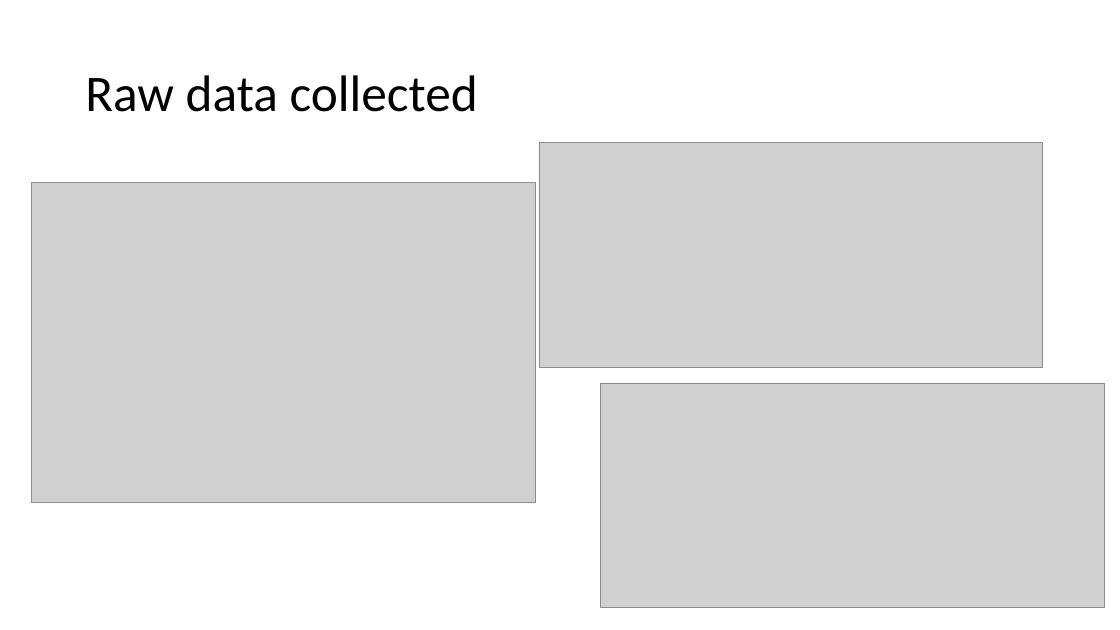
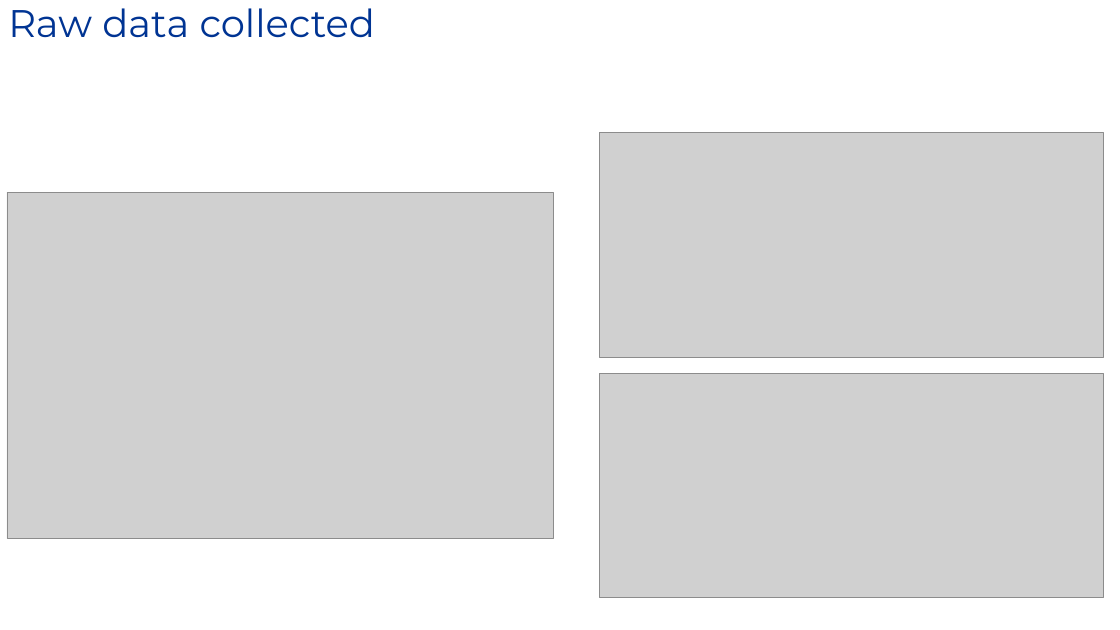
Before and after one commit to sht150/CHE-Math-Project-updated, a slide deck: slide 5 of Presentation.pptx. Drawn at 1120x630 pixels with LibreOffice and Linux fonts; fonts in the diff are those of the drawing; grey boxes stand for pictures; background and template pictures are left out. Boxes give left, top, right and bottom in pixels: in the first picture for what was removed or moved away, otherwise in the second. Text is boxed around its words. In the diff, an @@ line names an element or a change of style, - is before the commit and + after.

```diff
--- a/Presentation.pptx
+++ b/Presentation.pptx
@@ title "Raw data collected": place and size @@
-title "Raw data collected" at <box>85,75,478,112</box>
+title "Raw data collected" at <box>8,8,375,38</box>
@@ title "Raw data collected" at <box>8,8,375,38</box>: size 44 to 33 pt, font Calibri to Montserrat, text colour #000000 to #003493; vertical alignment middle to top @@
@@ picture: place and size @@
-picture at <box>539,143,1044,368</box>
+picture at <box>600,133,1104,358</box>
@@ picture: place and size @@
-picture at <box>31,182,535,502</box>
+picture at <box>7,192,553,539</box>
@@ picture: place and size @@
-picture at <box>601,383,1105,608</box>
+picture at <box>600,373,1104,598</box>
```
Also in this commit, not shown: 4 other slides changed, 4 slides added, 3 slides removed, 1 other file.
